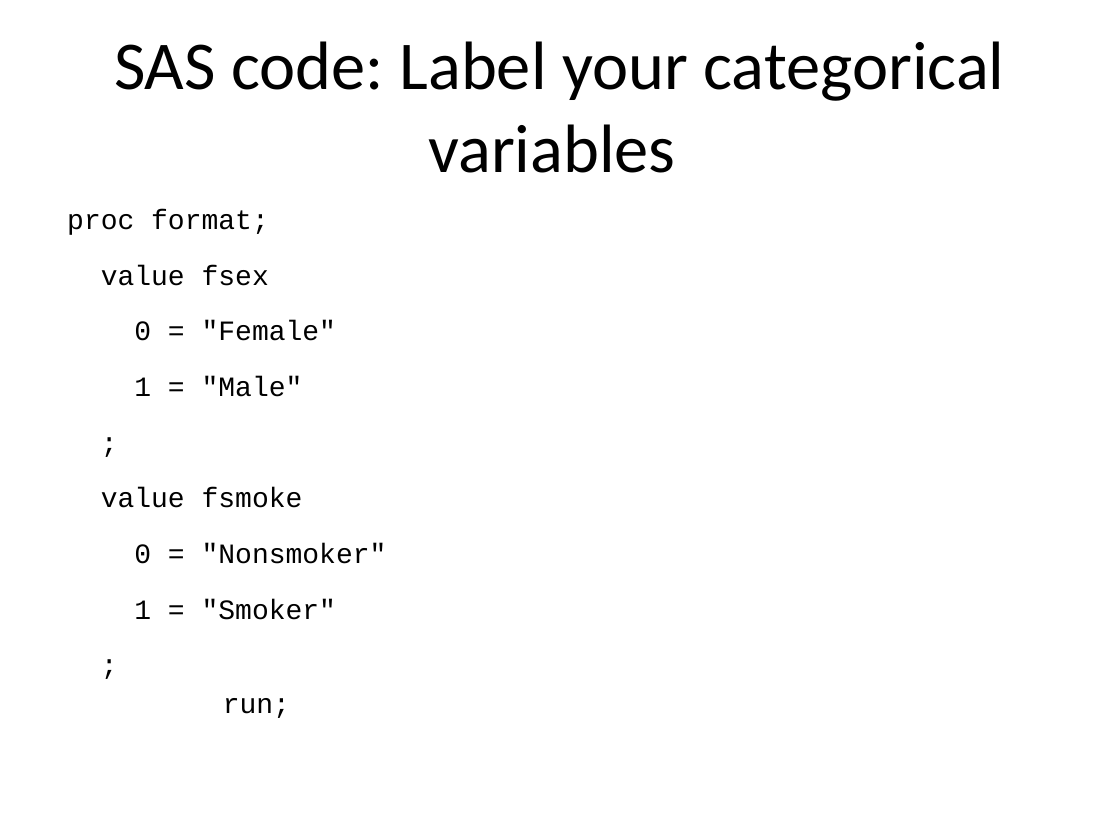
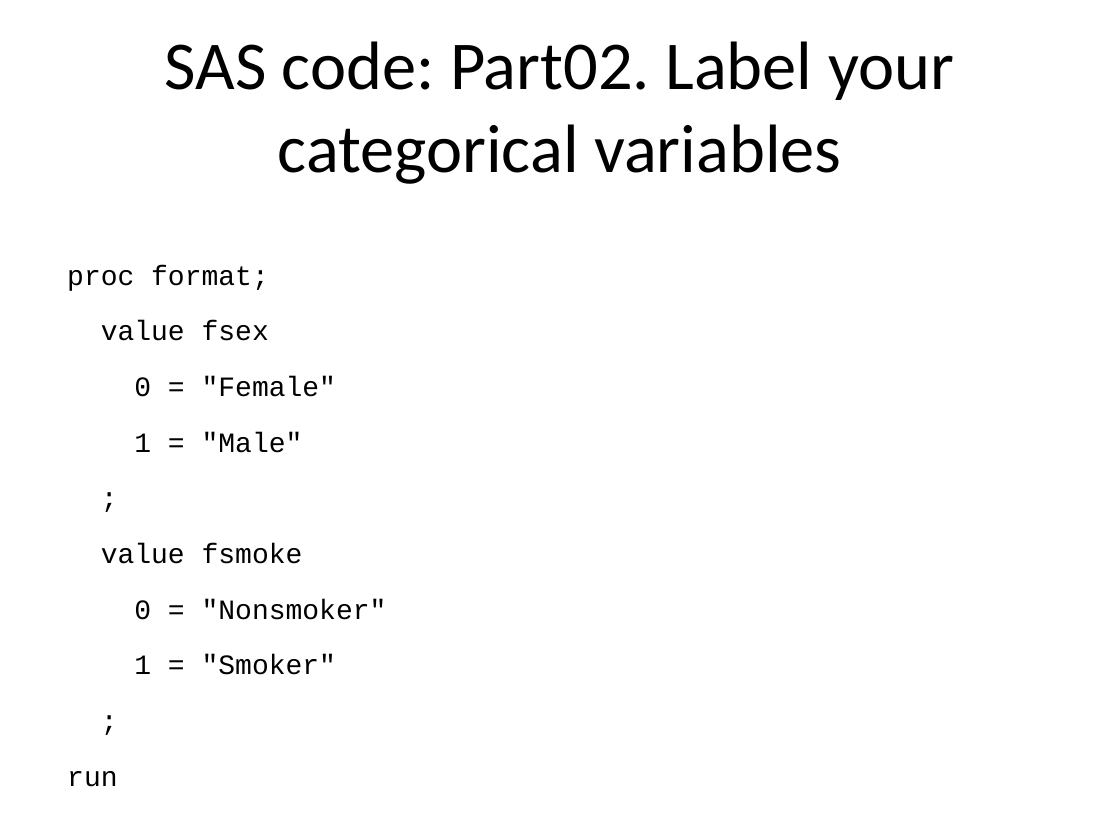
Before and after one commit to pmean/introduction-to-SAS, a slide deck: slide 5 of results/5507-05-simon-slides-and-speaker-notes.pptx. Drawn at 1120x840 pixels with LibreOffice and Linux fonts; fonts in the diff are those of the drawing. Boxes give left, top, right and bottom in pixels: in the first picture for what was removed or moved away, otherwise in the second. Text is boxed around its words. In the diff, an @@ line names an element or a change of style, - is before the commit and + after.

```diff
--- a/results/5507-05-simon-slides-and-speaker-notes.pptx
+++ b/results/5507-05-simon-slides-and-speaker-notes.pptx
@@ title at [165, 41, 954, 184]: text changed @@
-SAS code: Label your categorical variables
+SAS code: Part02. Label your categorical variables
@@ text at [67, 265, 387, 675]: text changed @@
-proc format;
-value fsex
-0 = "Female"
-1 = "Male"
-;
-value fsmoke
-0 = "Nonsmoker"
-1 = "Smoker"
-;
-run;
+proc format;
+value fsex
+0 = "Female"
+1 = "Male"
+;
+value fsmoke
+0 = "Nonsmoker"
+1 = "Smoker"
+;
+run
```
Also in this commit, not shown: 22 other slides changed, 15 other files.
